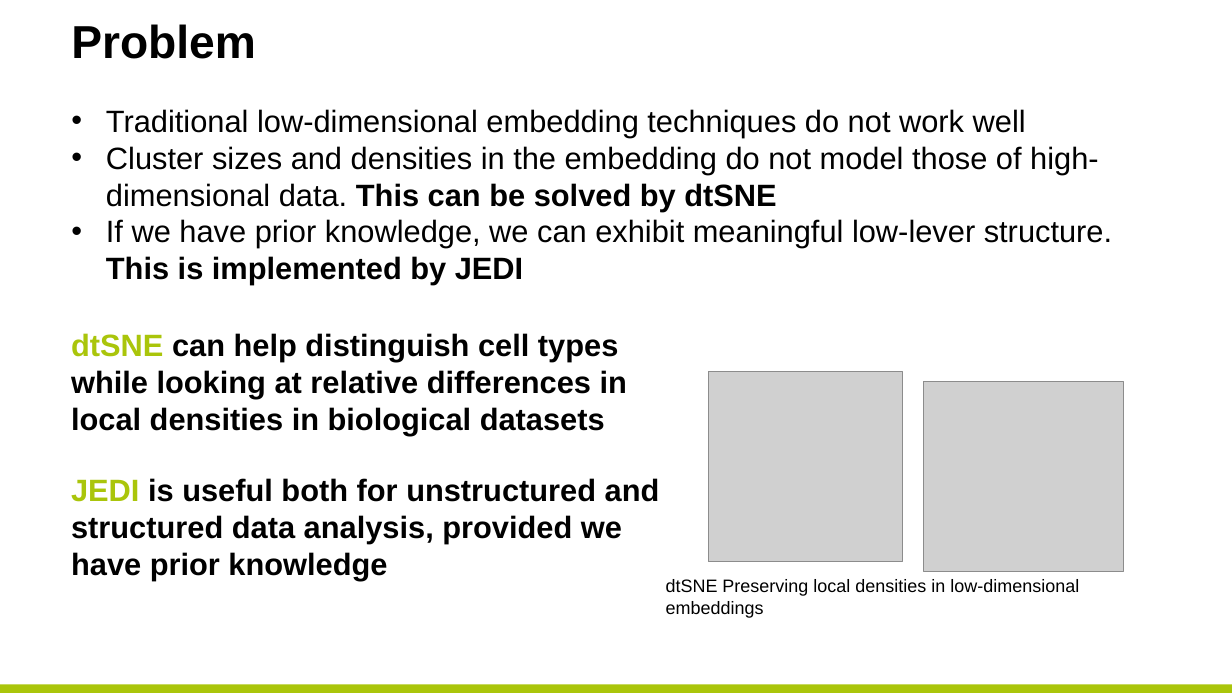
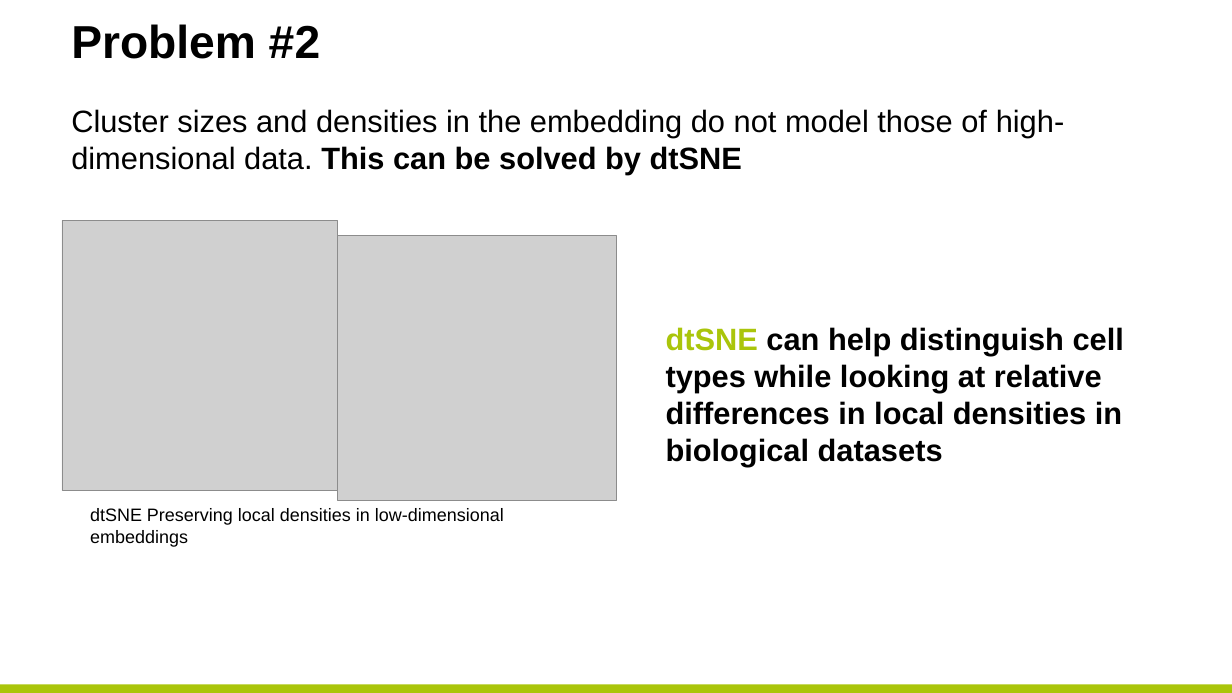
Before and after one commit to Recap-Minutes-of-Meetings/tsne, a slide deck: slide 7 of preso.pptx (slide 2 before the commit). Drawn at 1232x693 pixels with LibreOffice and Linux fonts; fonts in the diff are those of the drawing; grey boxes stand for pictures; background and template pictures are left out. Boxes give left, top, right and bottom in pixels: in the first picture for what was removed or moved away, otherwise in the second. Text is boxed around its words. In the diff, an @@ line names an element or a change of style, - is before the commit and + after.

```diff
--- a/preso.pptx
+++ b/preso.pptx
@@ title at (71,24,321,59): text changed @@
-Problem
+Problem #2
@@ text "Cluster sizes and densities in ..." at (71,109,1064,174): bullet • to none @@
@@ text at (106,109,1026,137): paragraph removed @@
-• Traditional low-dimensional embedding techniques do not work well
@@ picture: place and size @@
-picture at (708,372,902,562)
+picture at (62,220,337,490)
@@ text at (106,219,1112,285): paragraph removed @@
-                • If we have prior knowledge, we can exhibit meaningful low-lever structure. This is implemented by JEDI
@@ picture: place and size @@
-picture at (924,382,1124,571)
+picture at (337,236,616,501)
@@ text "dtSNE can help distinguish cell ..." rewrapped from (71,333,627,436) to (666,327,1124,466) @@
@@ text removed at (71,478,660,581) @@
-JEDI is useful both for unstructured and structured data analysis, provided we have prior knowledge
@@ text "dtSNE Preserving local densities in ...": place and size @@
-text "dtSNE Preserving local densities in ..." at (666,579,1079,618)
+text "dtSNE Preserving local densities in ..." at (90,508,504,547)
```
Also in this commit, not shown: 5 other slides changed, 8 slides added, 1 slide removed.
